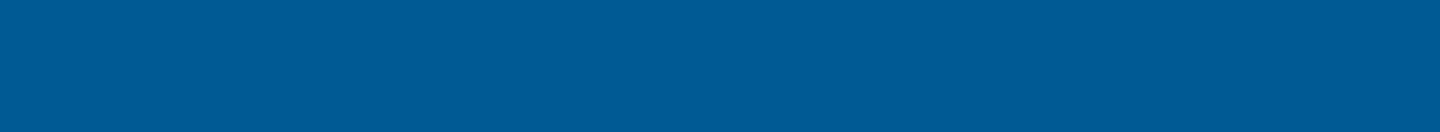
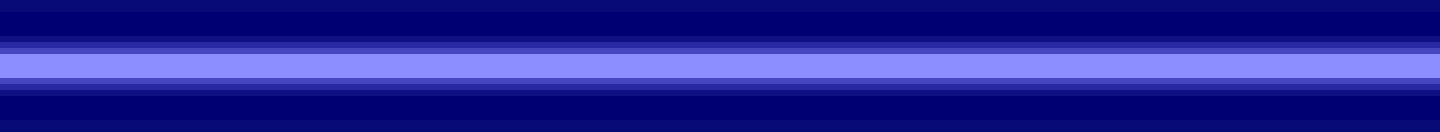
The second (1440, 132) image is a revision of the first. Changes to its layers:
added layer "Capa 4" above "Capa 1" over [0, 0, 1440, 132]
